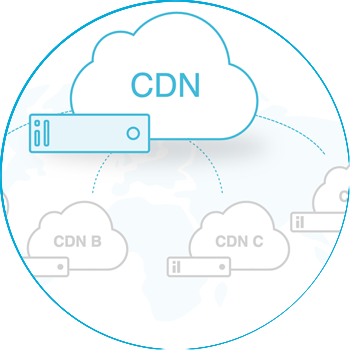
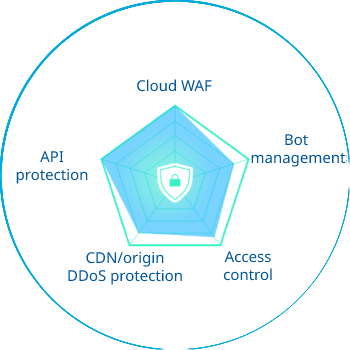
Before/after of a 350 × 350 layered artwork. What changed in the layer stack:
added group "Folder 1" with 9 layers above "Layer 7" over [7, 76, 347, 292]
added layer "CDN/origin DDoS protection" in group "Folder 1" over [68, 252, 182, 285]
added layer "API protection" in group "Folder 1" over [16, 151, 88, 184]
added layer "Bot management" in group "Folder 1" over [251, 134, 346, 167]
added layer "Access control" in group "Folder 1" over [224, 251, 272, 281]
added layer "Cloud WAF" in group "Folder 1" over [137, 79, 212, 92]
added layer "Layer 8" in group "Folder 1" over [7, 76, 346, 292]
added layer "waf_2" in group "Folder 1" over [15, 86, 347, 276]
added layer "Layer 7" above "WAF" over [2, 11, 350, 322]
hid "CDN" over [2, 11, 350, 322]
